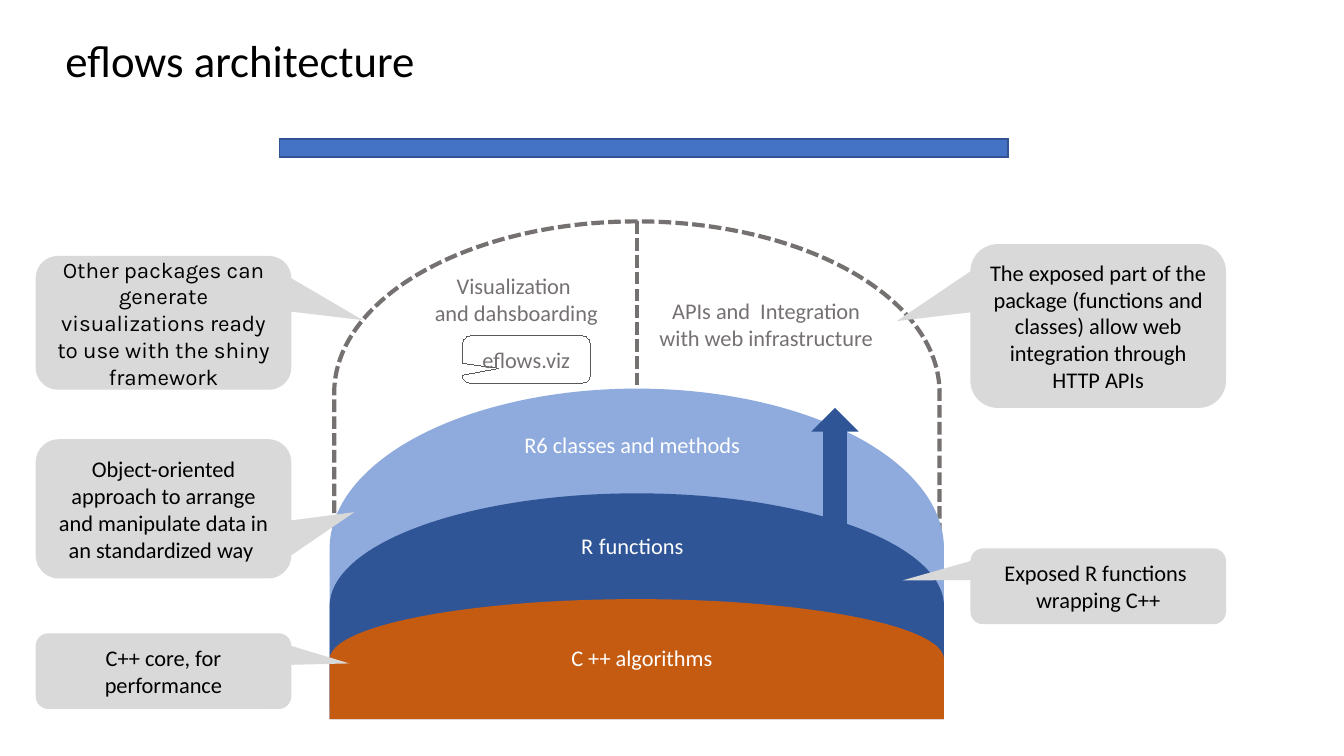
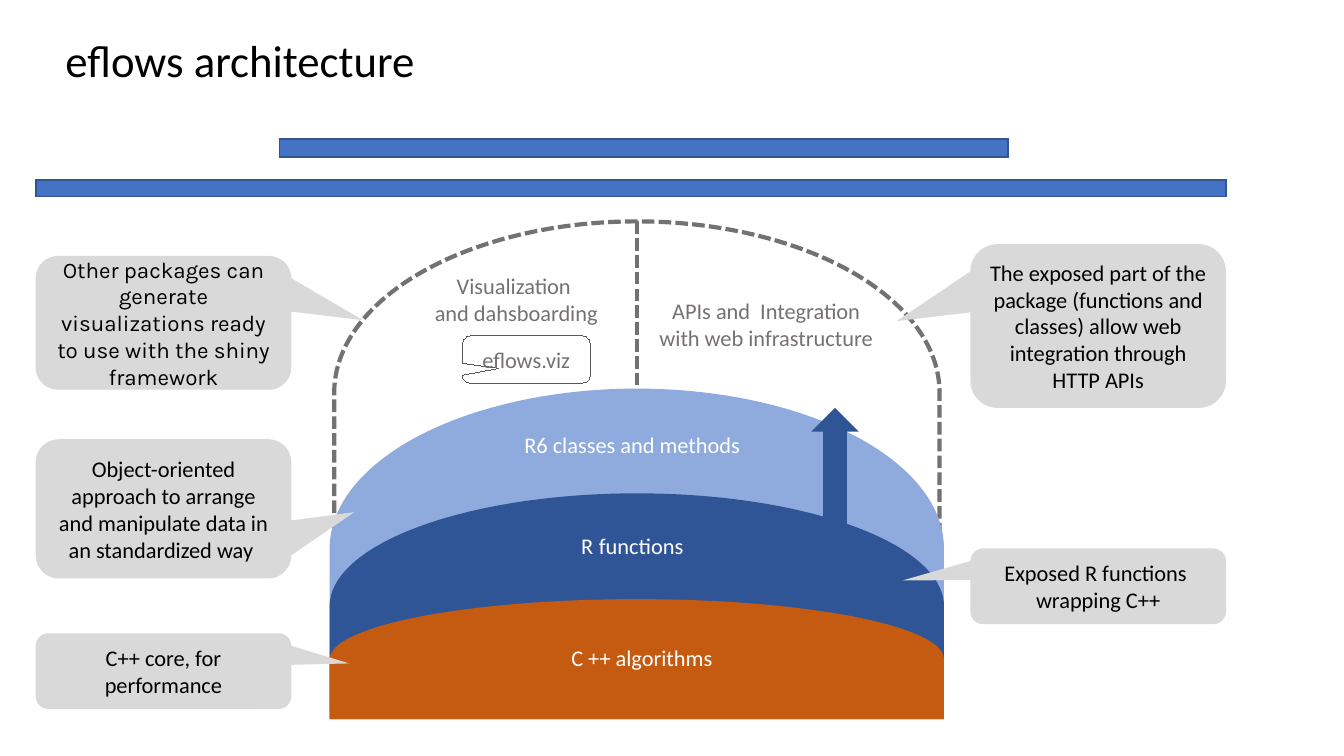
Before and after one commit to cvmartin/eflows.site, a slide deck: slide 8 of support/support_eflows.pptx. Drawn at 1344x756 pixels with LibreOffice and Linux fonts; fonts in the diff are those of the drawing. Boxes give left, top, right and bottom in pixels: in the first picture for what was removed or moved away, otherwise in the second. Text is boxed around its words. In the diff, an @@ line names an element or a change of style, - is before the commit and + after.

```diff
--- a/support/support_eflows.pptx
+++ b/support/support_eflows.pptx
@@ rectangle added at (36, 180, 1227, 197), fill #4472C4, outline #325491 1 pt @@
```
Also in this commit, not shown: 4 other slides changed, 9 other files.
